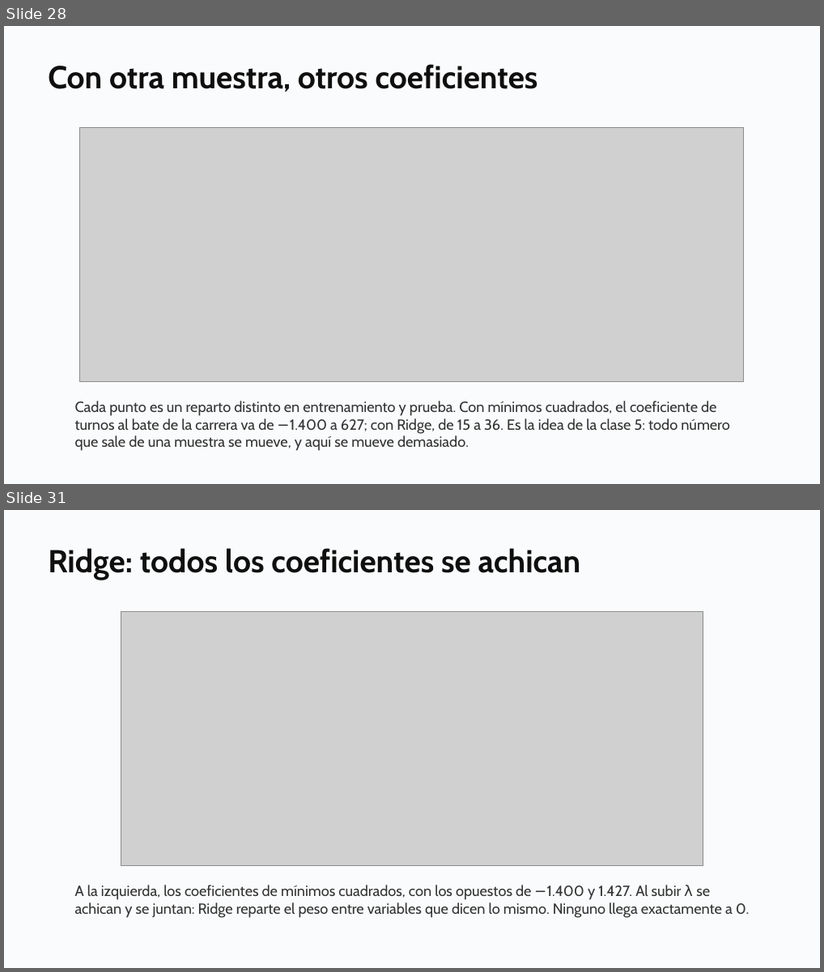
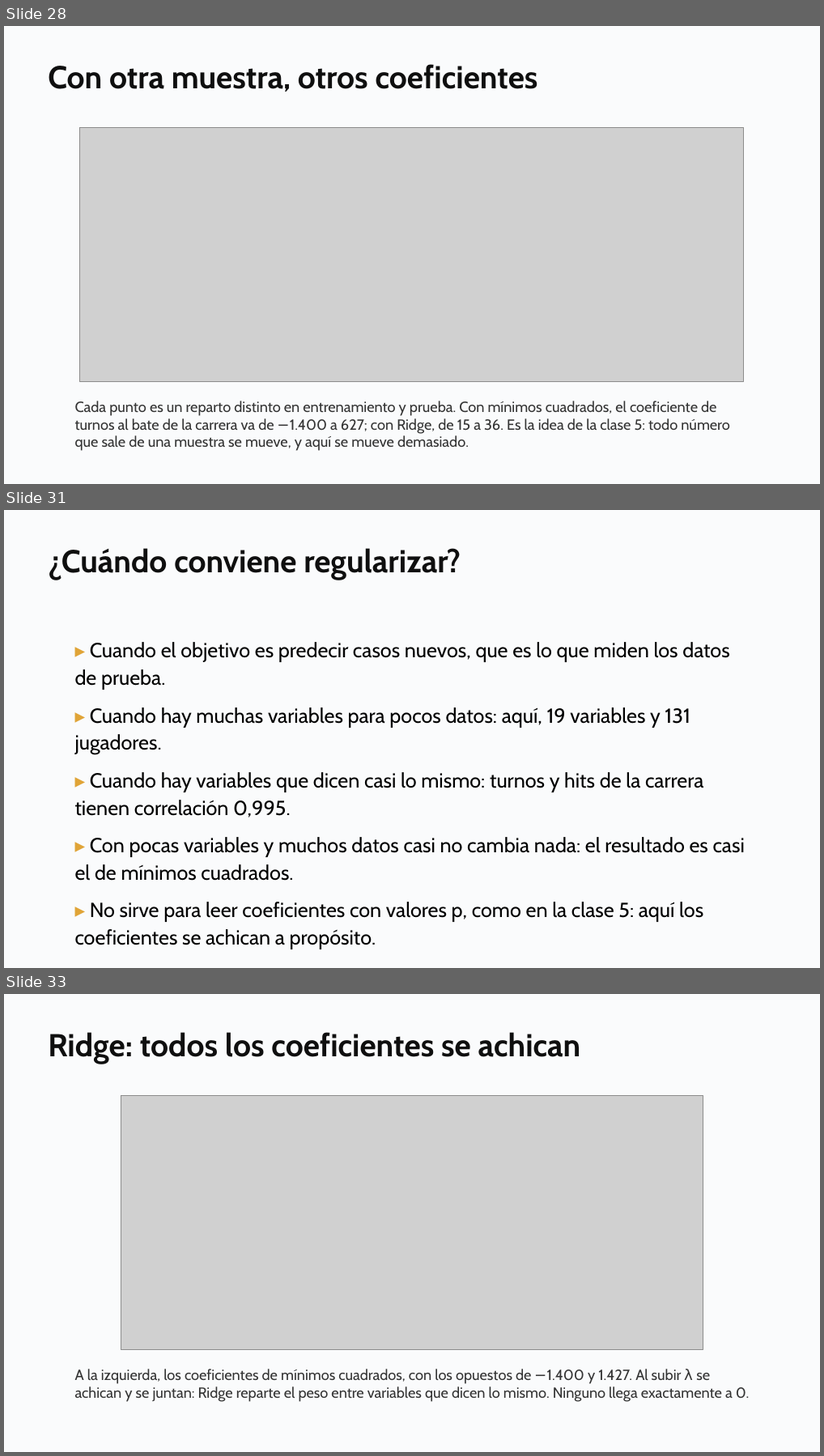
Before and after one commit to daniopitz/diplomado-cdd, a slide deck: presentaciones/clase07_evaluar_regularizar.pptx. Shown one above the other, each under a label of ours: slides 28 and 31 before the commit, slides 28, 31 and 33 after it; the slides between them are not shown. The pictures are 824x972 and 824x1456 pixels, drawn with LibreOffice and Linux fonts; fonts in the diff are those of the drawing; grey boxes stand for pictures. Boxes give left, top, right and bottom in pixels: in the first picture for what was removed or moved away, otherwise in the second. Text is boxed around its words. In the diff, an @@ line names an element or a change of style, - is before the commit and + after.

```diff
--- a/presentaciones/clase07_evaluar_regularizar.pptx
+++ b/presentaciones/clase07_evaluar_regularizar.pptx
@@ slide 31 added at (x1=4, y1=510, x2=820, y2=968), background #FFFFFF @@
@@ rectangle added at (x1=4, y1=510, x2=820, y2=968), fill #FAFBFC @@
@@ text added at (x1=48, y1=548, x2=461, y2=580), 28 pt, text #0F0F0F, bold @@
+¿Cuándo conviene regularizar?
@@ text added at (x1=75, y1=642, x2=745, y2=922), 18 pt, text #000000 @@
+▸ Cuando el objetivo es predecir casos nuevos, que es lo que miden los datos de prueba.
+▸ Cuando hay muchas variables para pocos datos: aquí, 19 variables y 131 jugadores.
+▸ Cuando hay variables que dicen casi lo mismo: turnos y hits de la carrera tienen correlación 0,995.
+▸ Con pocas variables y muchos datos casi no cambia nada: el resultado es casi el de mínimos cuadrados.
+▸ No sirve para leer coeficientes con valores p, como en la clase 5: aquí los coeficientes se achican a propósito.
@@ what was slide 31 is now slide 33 @@
```
Also in this commit, not shown: 2 slides changed, 1 other slide added, 3 other files.
